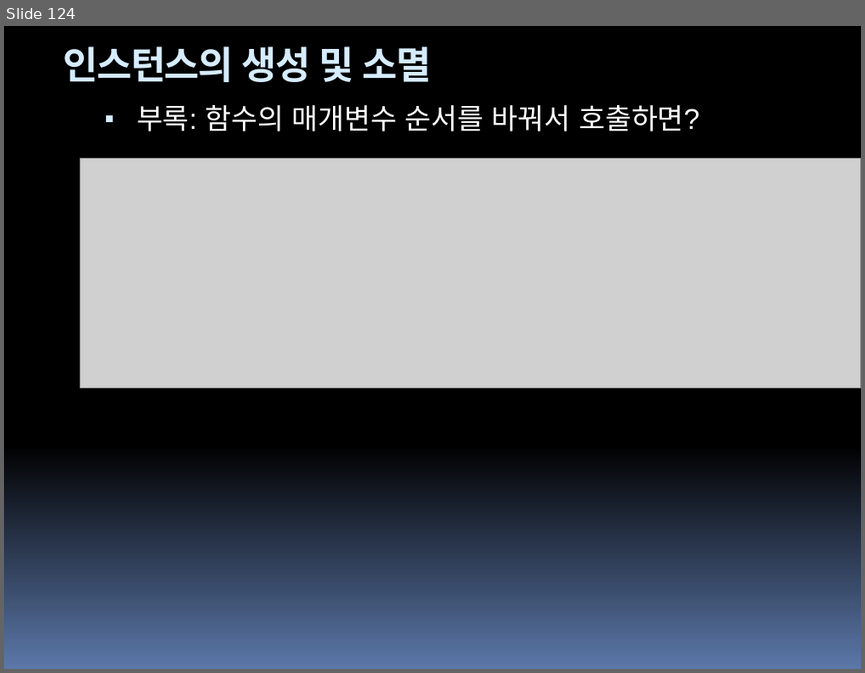
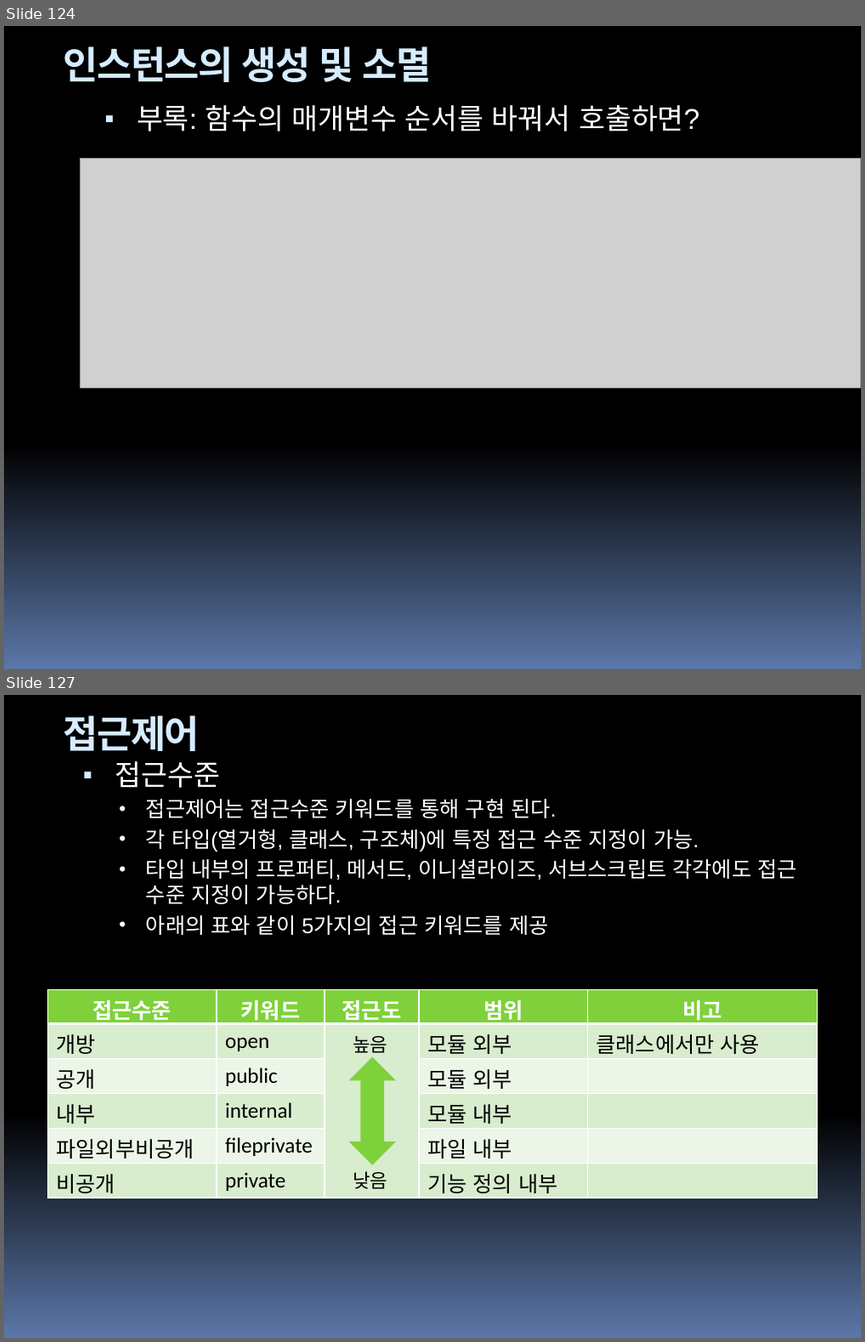
Before and after one commit to hounga13/helloSwift, a slide deck: Swift세미나자료.pptx. Shown one above the other, each under a label of ours: slide 124 before the commit, slides 124 and 127 after it; the slides between them are not shown. The pictures are 865x673 and 865x1342 pixels, drawn with LibreOffice and Linux fonts; fonts in the diff are those of the drawing; grey boxes stand for pictures. Boxes give left, top, right and bottom in pixels: in the first picture for what was removed or moved away, otherwise in the second. Text is boxed around its words. In the diff, an @@ line names an element or a change of style, - is before the commit and + after.

Commit message:
14장 접근제어

```diff
--- a/Swift세미나자료.pptx
+++ b/Swift세미나자료.pptx
@@ slide 127 added at (4,695,861,1338), background gradient #000000 to #5B77A8 @@
@@ text added at (63,715,200,751), 32 pt, text #D6ECFF, bold @@
+접근제어
@@ text added at (115,761,796,935), 18 pt, text #FFFFFF @@
+▪ 접근수준
+  • 접근제어는 접근수준 키워드를 통해 구현 된다.
+  • 각 타입(열거형, 클래스, 구조체)에 특정 접근 수준 지정이 가능.
+  • 타입 내부의 프로퍼티, 메서드, 이니셜라이즈, 서브스크립트 각각에도 접근 수준 지정이 가능하다.
+  • 아래의 표와 같이 5가지의 접근 키워드를 제공
@@ table added at (47,990,817,1198), 6 rows, 5 columns @@
+접근수준 | 키워드 | 접근도 | 범위 | 비고
+개방 | open |  | 모듈 외부 | 클래스에서만 사용
+공개 | public |  | 모듈 외부 | 
+내부 | internal |  | 모듈 내부 | 
+파일외부비공개 | fileprivate |  | 파일 내부 | 
+비공개 | private |  | 기능 정의 내부 | 
@@ text added at (352,1036,387,1053), 16 pt, text #000000 @@
+높음
@@ up down arrow added at (348,1056,396,1164), fill #7FD13B @@
@@ text added at (352,1171,387,1189), 16 pt, text #000000 @@
+낮음
```
Also in this commit, not shown: 6 slides changed, 4 other slides added.
